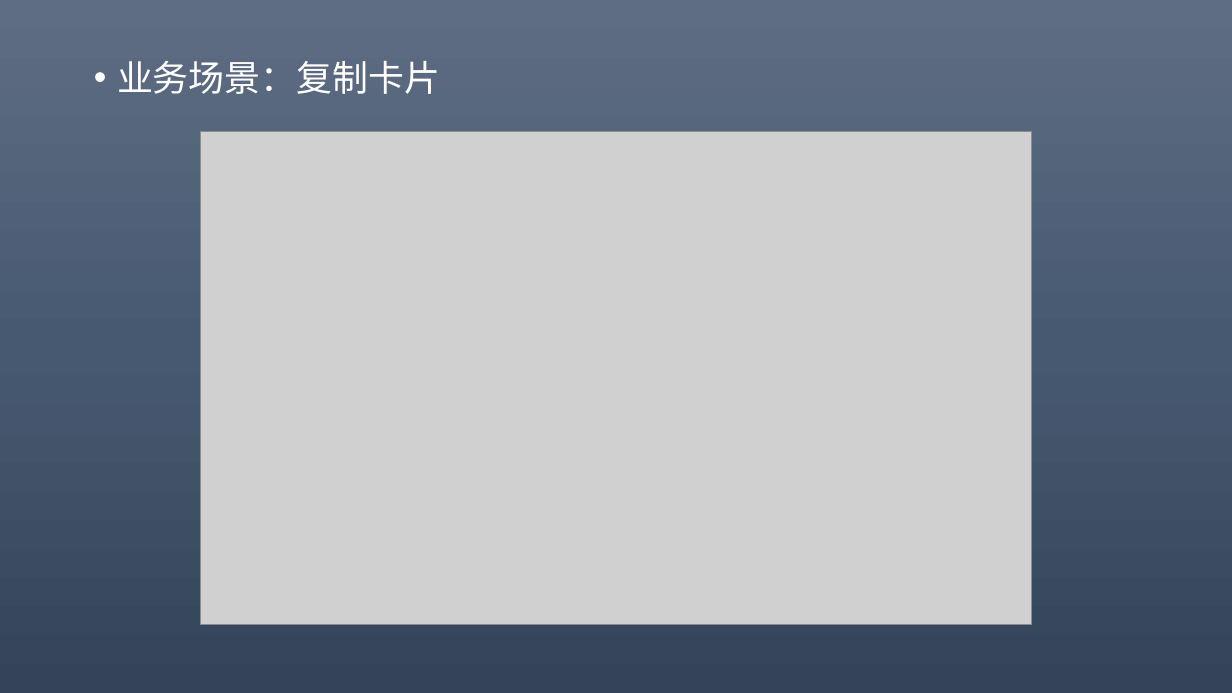
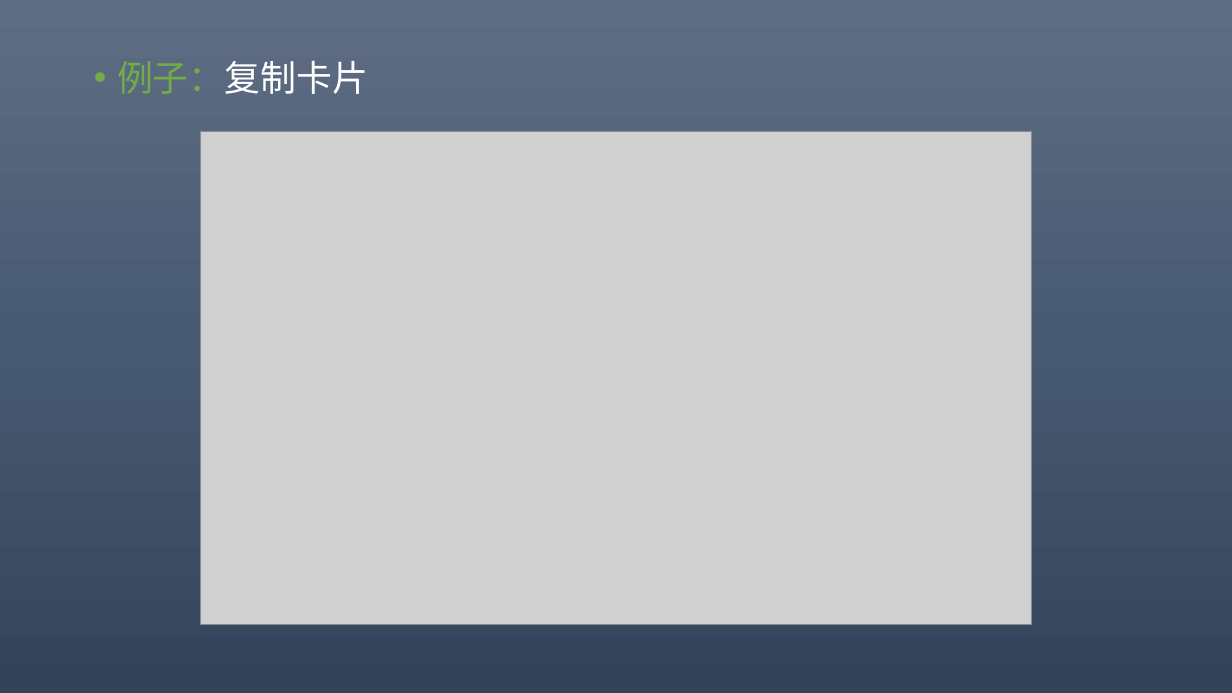
Before and after one commit to 369857519/AlgorithmPractise, a slide deck: slide 17 of eXT.pptx (slide 13 before the commit). Drawn at 1232x693 pixels with LibreOffice and Linux fonts; fonts in the diff are those of the drawing; grey boxes stand for pictures. Boxes give left, top, right and bottom in pixels: in the first picture for what was removed or moved away, otherwise in the second. Text is boxed around its words. In the diff, an @@ line names an element or a change of style, - is before the commit and + after.

```diff
--- a/eXT.pptx
+++ b/eXT.pptx
@@ text at bbox=[117, 61, 368, 94]: text changed @@
-• 业务场景：复制卡片
+• 例子：复制卡片
```
Also in this commit, not shown: 6 other slides changed, 14 slides added, 11 slides removed, 10 other files.
